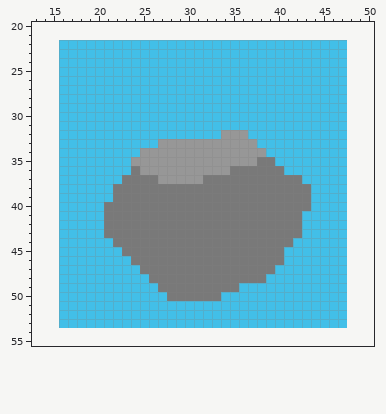
Pixel-art sprite -- assets/rock.png. Above: the version before the commit.
The file is 32x32 pixels. Colours within 5 levels of each other are drawn and written as one. Shown: x 13..50, y 20..55. The old version is drawn lined up with the new one, on the new canvas.
And afterwards:
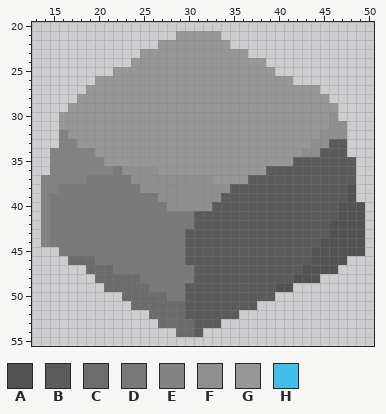
Palette (. is transparent): A #525252  B #5b5b5b  C #6c6c6c  D #797979  E #828282  F #8f8f8f  G #979797  H #42bfe8
Changes in this commit:
canvas 32x32 -> 64x64, the old top-left corner now at 16,22
Changed rows in their new state; - is an unchanged pixel.
first column x 14:
21 ---------------GGGGG----------------
22 --...........GGGGGGGG.............--
23 --.........GGGGGGGGGGGG...........--
24 --........GGGGGGGGGGGGGGG.........--
25 --......GGGGGGGGGGGGGGGGGG........--
26 --....GGGGGGGGGGGGGGGGGGGGGG......--
27 --...GGGGGGGGGGGGGGGGGGGGGGGGGG...--
28 --..GGGGGGGGGGGGGGGGGGGGGGGGGGGG..--
29 --.GGGGGGGGGGGGGGGGGGGGGGGGGGGGGG.--
30 --GGGGGGGGGGGGGGGGGGGGGGGGGGGGGGF.--
31 --GGGGGGGGGGGGGGGGGGGGGGGGGGGGGGFF--
32 --EGGGGGGGGGGGGGGGGG---GGGGGGGGFFF--
33 --EEGGGGGGGGG-----------GGGGGGFFBB--
34 -EEEEEGGGGG--------------GGGGFFBBB--
35 -EEEEEEGGG--------------GGGGBBBBBBB-
36 -EEEEEEEDFFFF--------GGGGBBBBBBBBBB-
37 EEEEEDDDD-FFFFFFFFFGGGGBBBBBBBBBBBB-
38 EEDDDDDD---FFFFFFFFFFBBBBBBBBBBBBBA-
39 EDDDDDDD-----FFFFFFFBBBBBBBBBBBBBBA-
40 EDDDDDD-------FFFFFBBBBBBBBBBBBBBAAA
41 EDDDDDD----------BBBBBBBBBBBBBBBBAAA
42 EDDDDDD----------BBBBBBBBBBBBBBBAAAA
43 EDDDDDD---------BBBBBBBBBBBBBBBBAAAA
44 EDDDDDDD--------BBBBBBBBBBBBBBBAAAAA
45 --DDDDDDD-------BBBBBBBBBBBBBBAAAAAA
46 --.CCCDDDD------BBBBBBBBBBBBBBAAAA--
47 --...CCCDDD------BBBBBBBBBBBBAAAA.--
48 --....CCCCCD-----BBBBBBBBBBBAAA...--
49 --.....CCCCCD---BBBBBBBBBBAA......--
50 --.......CCCCC--BBBBBBBBBB........--
51 --........CCCCCCBBBBBBBB..........--
52 --..........CCCCBBBBBB............--
53 --...........CCCCBBB..............--
54 ---------------CCB------------------
Changed places in both pictures, as pixel boxes (x1, y1, x2, y2):
changed: (41, 31, 365, 337)
